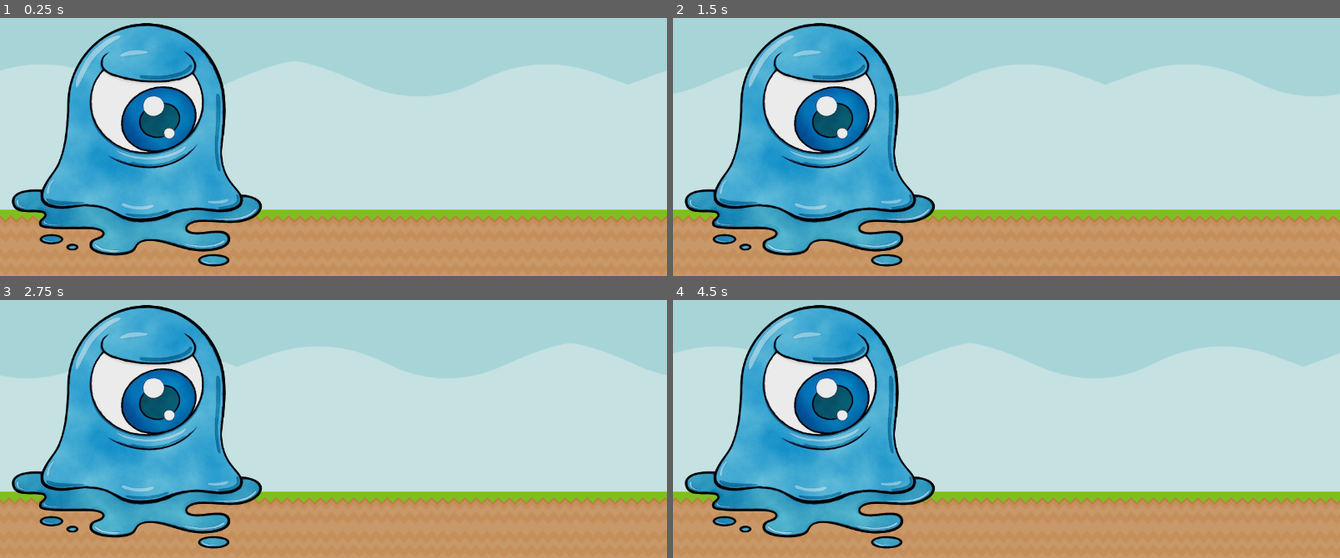
Above: before the commit, frames 1-4 (two rows, left to right).
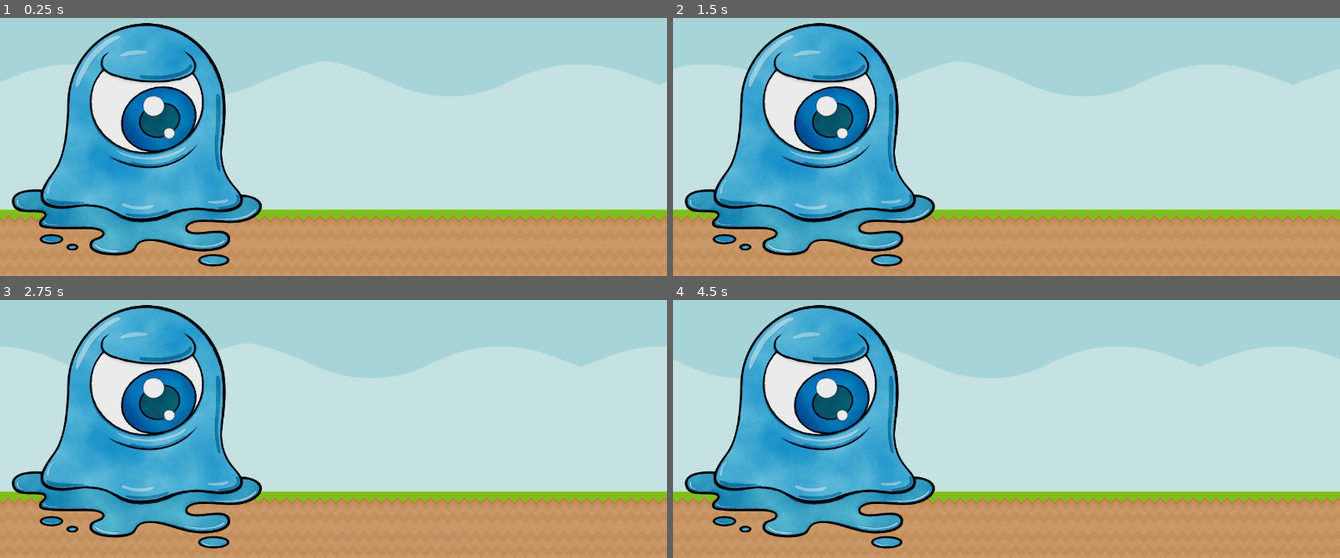
Above: after the commit, the same moments.

Repository: henrikp/mass_destruction
Game: Godot game, scene res://scenes/main_game.tscn
Two runs of this game, one before a commit and one after it. Both use one fixed random seed, a clock stepped at 60 frames per second and the inputs below. This scene is started directly instead of the project's main scene.
Inputs:
- Up to frame 1 (0.25 s): no input
- Up to frame 2 (1.5 s): tap Enter (ui_accept) at 0.5, 0.77 s; hold Right (ui_right) from 0.53 s (still down)
- Up to frame 3 (2.75 s): tap Enter (ui_accept) at 1.52 s; release Right (ui_right) at 2.03 s; hold Left (ui_left) from 2.03 s (still down)
- Up to frame 4 (4.5 s): release Left (ui_left) at 2.78 s; hold Right (ui_right) 2.78-4.28 s; tap Enter (ui_accept) at 3.02, 3.77 s; hold Left (ui_left) from 4.28 s (still down)

The runs differ from the first frame. In frame 1, 2.7% of the frame differs, in the area x 0-100%, y 16-79%; in frame 2, 4.4%; in frame 3, 5.1%; in frame 4, 5.8%.

Commit message:
Ground scrolling fixed
The ground works. It generates individual instances of the ground blocks so it can be used on different area types instead of just shifting the ground along artificially. The objects are deleted off-screen and it never goes above three instances

Diff:
--- a/scenes/main_game.gd
+++ b/scenes/main_game.gd
@@ -3,10 +3,17 @@
 const PLAYER_STARTING_POSITION : = Vector2i(277,446)
 const CAMERA_STARTING_POSITION := Vector2i(640,360)
 
+var forest_ground_scene: PackedScene = preload("res://scenes/forest_ground.tscn")
+var ground_types := [forest_ground_scene]
+var ground_generated : Array
+var last_ground
+
 var speed:float
-const START_SPEED:float = 5
+const START_SPEED:float = 1
 #const MAX_SPEED:int = 25
 var screen_size : Vector2i
+
+var ground_children_debug
 
 func _ready():
 	screen_size = get_window().size
@@ -16,7 +23,8 @@
 	$Player.position = PLAYER_STARTING_POSITION
 	$Player.velocity = Vector2i(0,0)
 	$Camera2D.position = CAMERA_STARTING_POSITION
-	$"forest ground".position = Vector2i(0,720)
+	$"Ground/forest ground".position = Vector2i(0,720)
+	last_ground = $"Ground/forest ground"
 
 func _process(_delta):
 	speed = START_SPEED
@@ -24,6 +32,28 @@
 	$Player.position.x += speed
 	$Camera2D.position.x += speed
 
-	#Update ground position
-	if $Camera2D.position.x - $"forest ground".position.x > screen_size.x * 1.5 :
-		$"forest ground".position.x += screen_size.x
+
+	if $Camera2D.position.x - last_ground.position.x > screen_size.x * 1.5 :
+		generate_floor()
+
+	#Deletes floors that have gone off the screen
+	for ground in ground_generated:
+		if ground.position.x < ($Camera2D.position.x - screen_size.x * 3):
+			remove_scene(ground)
+
+	#Debugging: counts the number of children in the Ground node and prints it to the log
+	ground_children_debug = get_node("Ground").get_child_count()
+	print(ground_children_debug)
+
+func generate_floor():
+	#The generates the floor 100 pixels off the right edge of the screen
+	#Modification needed to pass in the desired floor type into the function
+	var new_ground = forest_ground_scene.instantiate()
+	get_node("Ground").add_child(new_ground)
+	new_ground.position = Vector2i($Camera2D.position.x + 128, 720)
+	last_ground = new_ground
+	ground_generated.append(new_ground)
+
+func remove_scene(scene):
+	scene.queue_free()
+	ground_generated.erase(scene)
--- a/scenes/main_game.tscn
+++ b/scenes/main_game.tscn
@@ -10,7 +10,9 @@
 
 [node name="forest_BG" parent="." instance=ExtResource("1_jykmf")]
 
-[node name="forest ground" parent="." instance=ExtResource("2_iv7as")]
+[node name="Ground" type="Node" parent="."]
+
+[node name="forest ground" parent="Ground" instance=ExtResource("2_iv7as")]
 position = Vector2(0, 720)
 
 [node name="Player" parent="." instance=ExtResource("3_nxqv1")]
